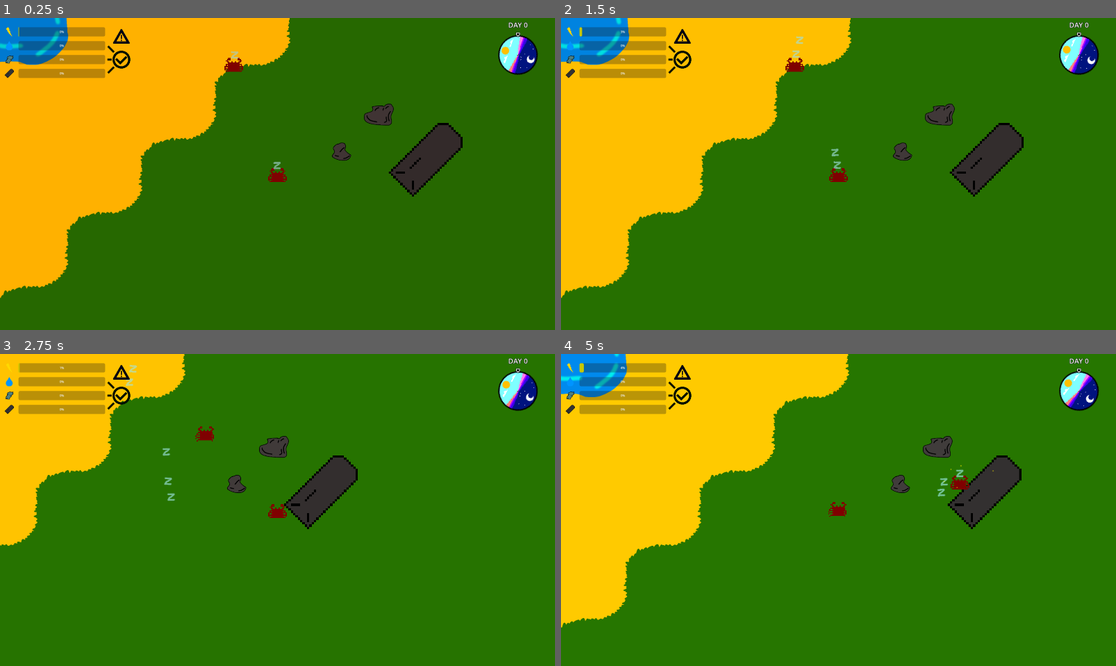
Above: before the commit, frames 1-4 (two rows, left to right).
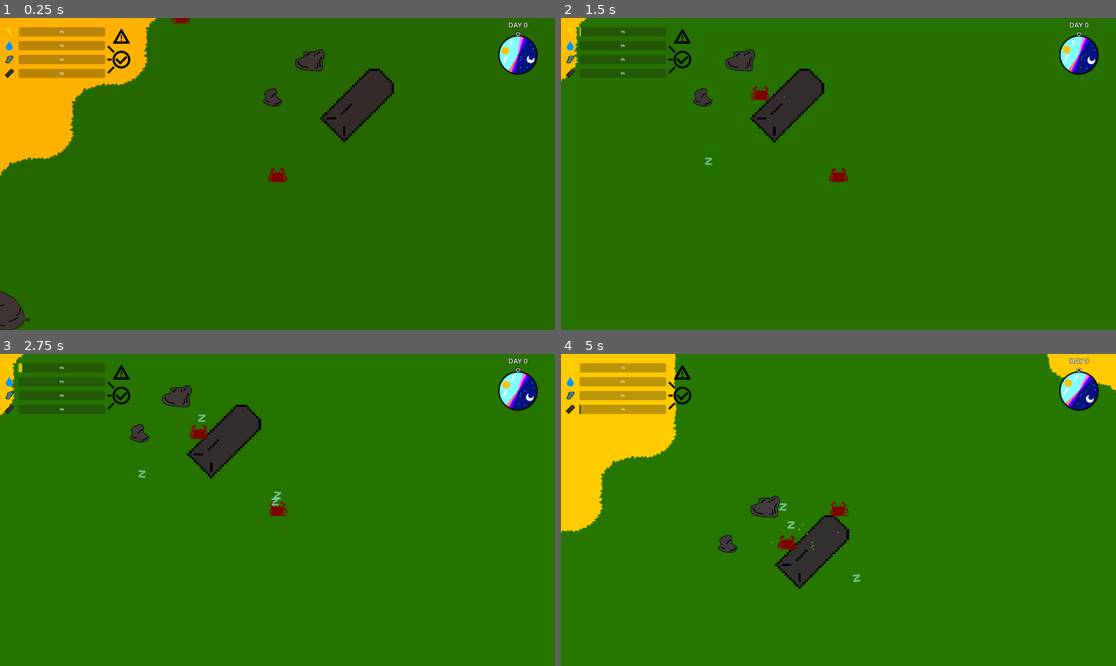
Above: after the commit, the same moments.

Repository: nporposoft/crabs-on-the-island
Game: Godot game, scene res://scenes/island_v1/island_v1.tscn
Same seed, same stepped clock (60 frames per second), same inputs: the game is played once before the commit and once after it.
Inputs:
- Up to frame 1 (0.25 s): no input
- Up to frame 2 (1.5 s): hold D (move_right) 0.53-1.28 s; tap Shift (dash) at 0.6 s; hold S (move_down) from 1.28 s (still down); tap F (harvest) at 1.35 s
- Up to frame 3 (2.75 s): release S (move_down) at 2.03 s; hold D (move_right) from 2.03 s (still down); tap Shift (dash) at 2.1 s
- Up to frame 4 (5 s): release D (move_right) at 2.78 s; hold W (move_up) 2.78-3.53 s; tap F (harvest) at 2.85, 4.35 s; hold A (move_left) from 3.53 s (still down); tap Shift (dash) at 3.6 s

The runs differ from the first frame. In frame 1, 23% of the frame differs, in the area x 0-84%, y 0-100%; in frame 2, 29%, in the area x 0-84%, y 0-90%; in frame 3, 14%; in frame 4, 23%.

Commit message:
conflict fix(?)
not sure about this one...

Diff:
--- a/crabs/Crab.gd
+++ b/crabs/Crab.gd
@@ -79,10 +79,6 @@
 	_foot_step_timer.timeout.connect(_play_random_footstep_sound)
 	add_child(_foot_step_timer)
 
-	# start powered off
-	_start_sleep(false)
-
-
 func init(body_resources: Dictionary, stats: Dictionary) -> void:
 	_body_resources = body_resources
 	_stats = stats
@@ -241,10 +237,10 @@
 		_start_sleep()
 
 
-func _start_sleep(play_sound: bool = true) -> void:
+func _start_sleep() -> void:
 	_set_state(States.OUT_OF_BATTERY)
 	_set_state(States.SHUTDOWN_COOLDOWN)
-	if play_sound: $PowerOffSoundEffect.play()
+	$PowerOffSoundEffect.play()
 	$Zs.set_emitting(true)
 	stop_harvest()
 	_one_shot_timer(shutdown_cooldown_seconds, func() -> void:
--- a/scenes/island_v1/island_v1.tscn
+++ b/scenes/island_v1/island_v1.tscn
@@ -236,7 +236,7 @@
 [node name="Player" parent="." instance=ExtResource("2_0en58")]
 
 [node name="Crab" parent="Player" instance=ExtResource("3_s85qb")]
-position = Vector2(-1960, -517)
+position = Vector2(-1722, -329)
 
 [node name="resource" parent="." instance=ExtResource("6_2lyxb")]
 position = Vector2(1494, -1050)
Not shown: 1 places in crabs/Crab.tscn that only renumber resources
